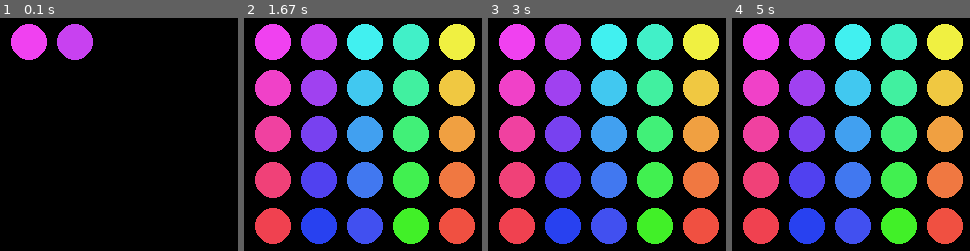
Above: before the commit, frames 1-4 (left to right).
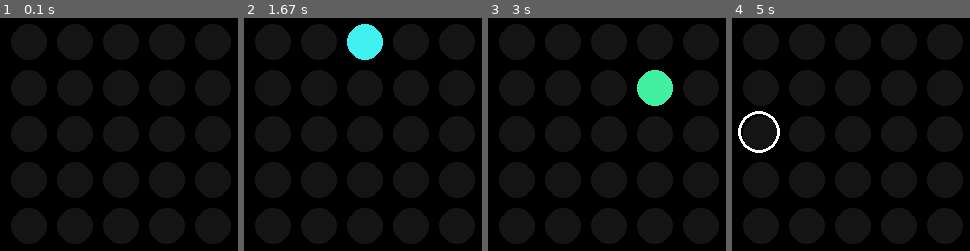
Above: after the commit, the same moments.

Repository: alvansga/my-py-game
Game: pygame game, started from patternity.py
Same seed, same stepped clock (60 frames per second), same inputs: the game is played once before the commit and once after it.
Inputs (mouse positions are in pixels of both pictures, inside the frame that each line leads up to):
- Up to frame 1 (0.1 s): no input
- Up to frame 2 (1.67 s): no input
- Up to frame 3 (3 s): no input
- Up to frame 4 (5 s): click (755, 176) at 3.52 s; press the mouse at (805, 85) at 3.83 s; move the mouse to (796, 148) at 3.93 s; release the mouse at (789, 211) at 4.07 s; press the mouse at (896, 38) at 4.17 s; move the mouse to (824, 71) at 4.27 s; release the mouse at (755, 104) at 4.4 s; press the mouse at (896, 223) at 4.5 s; move the mouse to (822, 181) at 4.6 s; release the mouse at (748, 139) at 4.73 s; press the mouse at (758, 132) at 4.83 s; move the mouse to (770, 141) at 4.93 s

The runs differ from the first frame. In frame 1, 3.6% of the frame differs, in the area x 4-40%, y 2-19%; in frame 2, 43%; in frame 3, 43%; in frame 4, 46%, in the area x 2-98%, y 2-97%.

Commit message:
animasi level 1

Diff:
--- a/patternity.py
+++ b/patternity.py
@@ -1,5 +1,5 @@
 # BIGPROJECT5
-# patternity
+# light it up
 # by ejra
 # start date 10 juni 2020
 # finish date 10 juli 2020
@@ -84,10 +84,17 @@
     pygame.init()
     FPSCLOCK = pygame.time.Clock()
     DISPLAYSURF = pygame.display.set_mode((WIDTHWINDOW,HEIGHTWINDOW))
-    pygame.display.set_caption('Patternity')
+    pygame.display.set_caption('Light It Up')
 
-    animasimulai()
-    pygame.time.wait(500)
+    # animasimulai()
+    # pygame.time.wait(1000)
+
+    # #level 1
+    # refreshlampu()
+    # pygame.display.update()
+    # pygame.time.wait(1000)
+    lamp=animasilevel1()
+
     xmouse = 0
     ymouse = 0
     prevselect = (None,None)
@@ -97,7 +104,7 @@
     while True:
         mouseklik = False
         mouserelease = False
-        # refreshlampu()
+        refreshlampu()
         for event in pygame.event.get():
             if event.type == QUIT or (event.type == KEYUP and event.key == K_ESCAPE):
                 pygame.quit()
@@ -121,7 +128,9 @@
             elif event.type == MOUSEMOTION:
                 xmouse, ymouse = event.pos
 
-
+        boxx,boxy = sentuhLampMati(xmouse,ymouse)
+        if boxx != None and boxy != None:
+            buatcincin(boxx,boxy)
         pygame.display.update()
         FPSCLOCK.tick(FPS)
 
@@ -139,7 +148,21 @@
         pygame.draw.circle(DISPLAYSURF,ABU2_1,(left+LAMPRADIUS+2,top+LAMPRADIUS+2),LAMPRADIUS)
         # pygame.draw.circle(DISPLAYSURF,ABU2_1,(left+LAMPRADIUS,top+LAMPRADIUS),LAMPRADIUS)
 
+def buatcincin(boxx,boxy):
+    left,top = lefttopkoordinatbox(boxx,boxy)
+    pygame.draw.circle(DISPLAYSURF,PUTIH,(left+LAMPRADIUS,top+LAMPRADIUS),LAMPRADIUS+3,3)
+
+def sentuhLampMati(x,y):
+    for boxx in range(WIDTHBOARD):
+        for boxy in range(HEIGHTBOARD):
+            left, top = lefttopkoordinatbox(boxx,boxy)
+            boxrect = pygame.Rect(left,top,LAMPSIZE,LAMPSIZE)
+            if boxrect.collidepoint(x,y):
+                return (boxx,boxy)
+    return (None,None)
+
 def refreshlampu():
+    DISPLAYSURF.fill(BGCOLOR1)
     for i in range(WIDTHBOARD):
         for j in range(HEIGHTBOARD):
             buatlampu(MATI,i,j)
@@ -151,6 +174,15 @@
             pygame.display.update()
             pygame.time.wait(50)
 
+def animasilevel1():
+    for count in range(3):
+        refreshlampu()
+        pygame.display.update()
+        pygame.time.wait(100)
+
+        buatlampu(NYALA,random.choice(range(WIDTHBOARD)),random.choice(range(HEIGHTBOARD)))
+        pygame.display.update()
+        pygame.time.wait(1000)
 
 if __name__ == '__main__':
     main()
